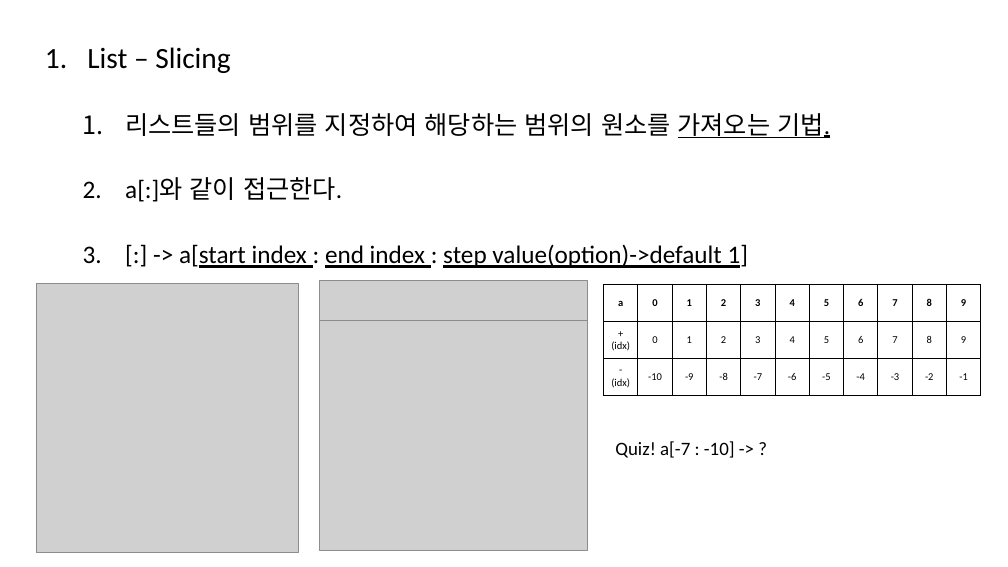
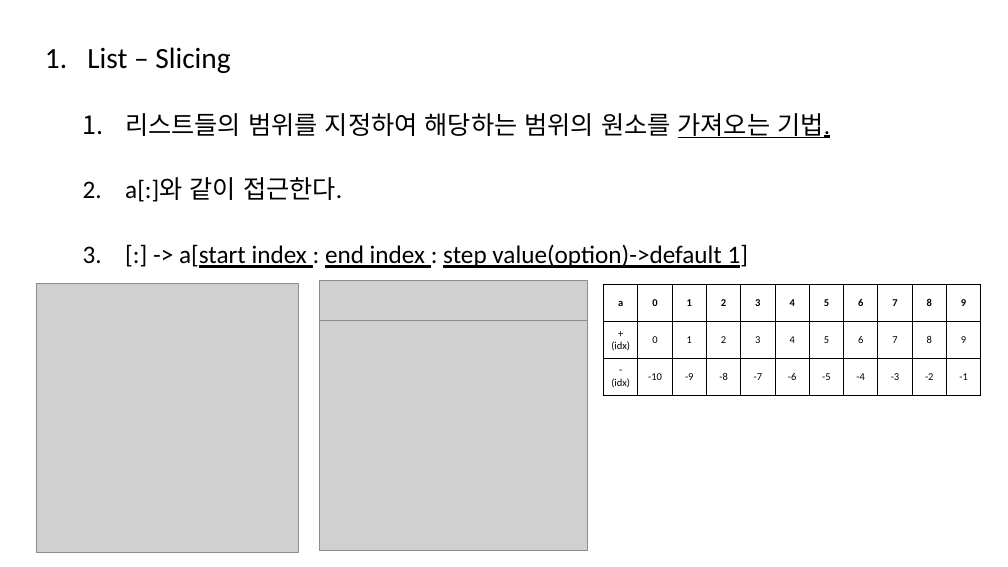
Before and after one commit to Cho-Hyeon-Sang/python, a slide deck: slide 6 of 20220628/python_자료구조.pptx. Drawn at 1008x567 pixels with LibreOffice and Linux fonts; fonts in the diff are those of the drawing; grey boxes stand for pictures. Boxes give left, top, right and bottom in pixels: in the first picture for what was removed or moved away, otherwise in the second. Text is boxed around its words. In the diff, an @@ line names an element or a change of style, - is before the commit and + after.

```diff
--- a/20220628/python_자료구조.pptx
+++ b/20220628/python_자료구조.pptx
@@ text removed at [615, 441, 735, 458] @@
-Quiz! a[-7 : -10] -> ?
```
Also in this commit, not shown: 1 other slide changed, 4 other files.
